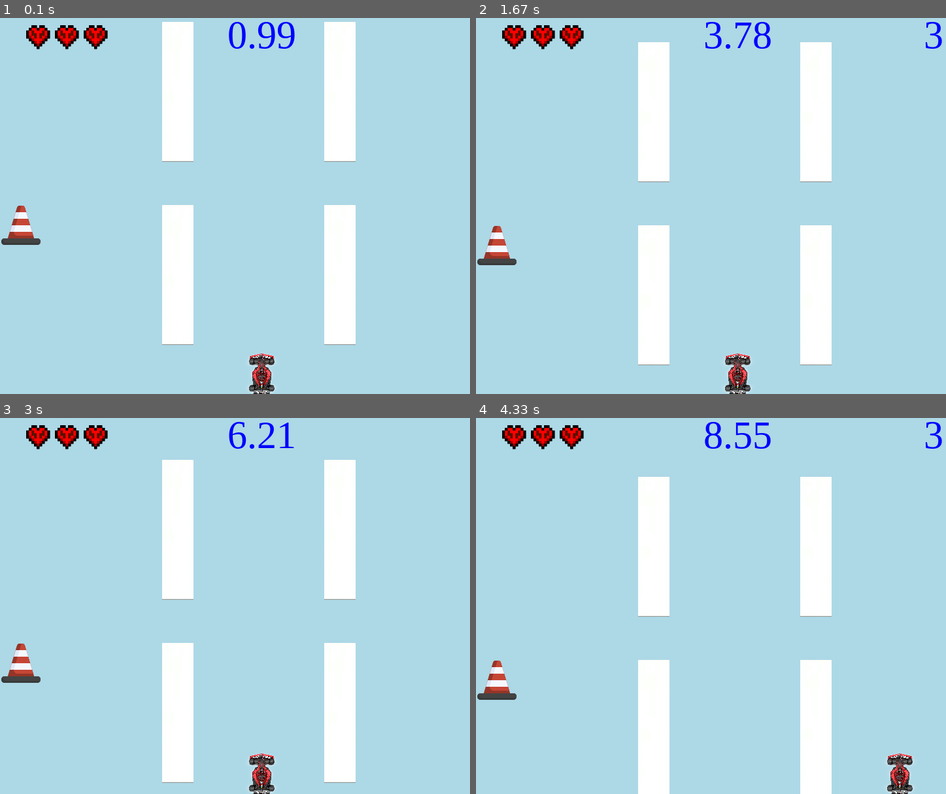
Above: before the commit, frames 1-4 (two rows, left to right).
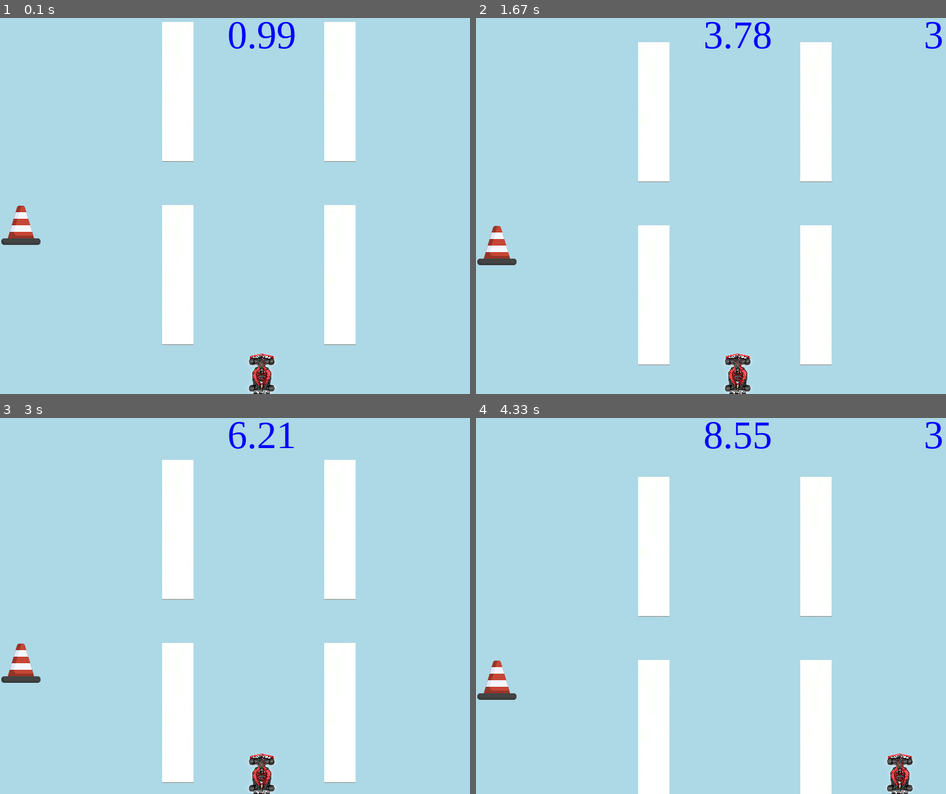
Above: after the commit, the same moments.

Repository: makuchaku/formula-one-racing-pygame
Game: pygame game, started from code/main.py
Same seed, same stepped clock (60 frames per second), same inputs: the game is played once before the commit and once after it.
Inputs:
- Up to frame 1 (0.1 s): no input
- Up to frame 2 (1.67 s): hold Right 0.33-0.8 s; hold Right 0.83-1.3 s; hold Left from 1.33 s (still down)
- Up to frame 3 (3 s): release Left at 1.87 s; hold Left 1.9-2.3 s; hold Right 2.33-2.97 s
- Up to frame 4 (4.33 s): hold Left 3-3.47 s; hold Right 3.5-3.97 s; hold Right from 4 s (still down)

The runs differ from the first frame. In frame 1, 0.7% of the frame differs, in the area x 5-23%, y 1-9%; in frame 2, 0.7%; in frame 3, 0.7%; in frame 4, 0.7%.

Commit message:
broken code, too many less lives

Diff:
--- a/code/game.py
+++ b/code/game.py
@@ -49,17 +49,13 @@
             divider1 = Divider(self, 400, 20, 64, i)
             divider2 = Divider(self, 400, 20, 64, i)
             divider3 = Divider(self, 400, 20, 64, i)
-            life1 = Life(self, 112, 24, 64, i)
-            life2 = Life(self, 112 - 44, 24, 64, i)
-            life3 = Life(self, 112 - 44 * 2, 24, 64, i)
+            life = Life(self, 112 - 44 * i, 24, 64, i)
 
             if i == 0:
                 divider1.draw_divider(1 * 248, 20)
                 divider2.draw_divider(1 * 248, 300)
                 divider3.draw_divider(1 * 248, 600)
-                life1.draw_heart()
-                life2.draw_heart()
-                life3.draw_heart()
+                life.draw_heart()
 
             else:
                 divider1.draw_divider(2 * 248, 20)
@@ -68,14 +64,11 @@
             dividers.append(divider1)
             dividers.append(divider2)
             dividers.append(divider3)
-            lives.append(life1)
-            lives.append(life2)
-            lives.append(life3)
 
 
 
-                # if obstacle ==
-                # self.obstacle2.draw(spot, 300)
+
+
 
 
             car = Car(self, random.randint(10, screen_width),
@@ -87,7 +80,8 @@
                       random.randint(10, screen_height), 64, i)
             car.load()
             cars.append(car)
-
+        for i in range(self.car.lives):
+            life.draw_heart()
 
     # Each iteration is a frame
     def render_frames(self):
@@ -150,24 +144,25 @@
 
                 a_life.draw_heart()
 
-            # # Checks for collisions
-            # all_sprites = tanks + rockets
-            # for sprite in all_sprites:
-            #     for other_sprite in all_sprites:
-            #         if sprite.name != other_sprite.name:
-            #             if sprite.check_and_change_direction(other_sprite) == True:
-            #                 if sprite.type == other_sprite.type:
-            #                     if sprite.killed == False and other_sprite.killed == False:
-            #                         sprite.energy += 1
-            #                         other_sprite.energy += 1
-            #                         self.play_sound('punch')
-            #                         print('Sprite Energy', sprite.energy, 'Other Sprite Energy', other_sprite.energy)
-            #                 elif sprite.type != other_sprite.type:
-            #                     if sprite.killed == False and other_sprite.killed == False:
-            #                         self.energy_released += (sprite.energy + other_sprite.energy)
-            #                         sprite.kill_sprite()
-            #                         other_sprite.kill_sprite()
-            #                         self.play_sound("explosion")
+            # Checks for collisions
+            all_sprites = cars + [self.obstacle1, self.obstacle2]
+            for sprite in all_sprites:
+                for other_sprite in all_sprites:
+                    if sprite.name != other_sprite.name:
+                        if sprite.check_and_change_direction(other_sprite) == True:
+                            # if sprite.type == other_sprite.type:
+                            #     if sprite.killed == False and other_sprite.killed == False:
+                            #         sprite.energy += 1
+                            #         other_sprite.energy += 1
+                            #         self.play_sound('punch')
+                            #         print('Sprite Energy', sprite.energy, 'Other Sprite Energy', other_sprite.energy)
+                            if sprite.type != other_sprite.type:
+                                if sprite.killed == False and other_sprite.killed == False:
+                                    self.car.lives -= 1
+                                    # self.energy_released += (sprite.energy + other_sprite.energy)
+                                    # sprite.kill_sprite()
+                                    # other_sprite.kill_sprite()
+                                    # self.play_sound("explosion")
 
             for divider in dividers:
                 if divider.sprite_y == screen_height:
